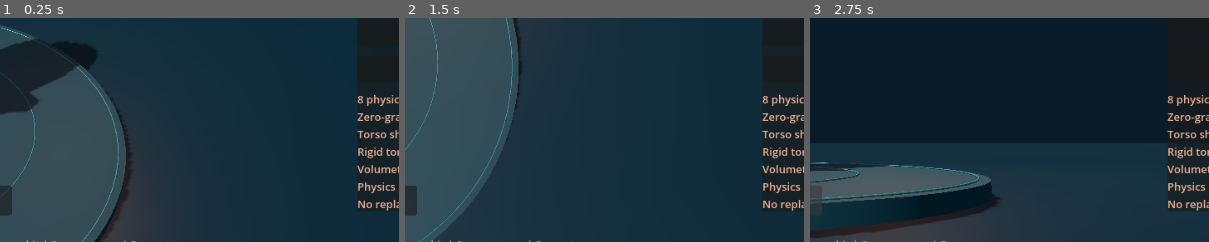
Above: before the commit, frames 1-3 (left to right).
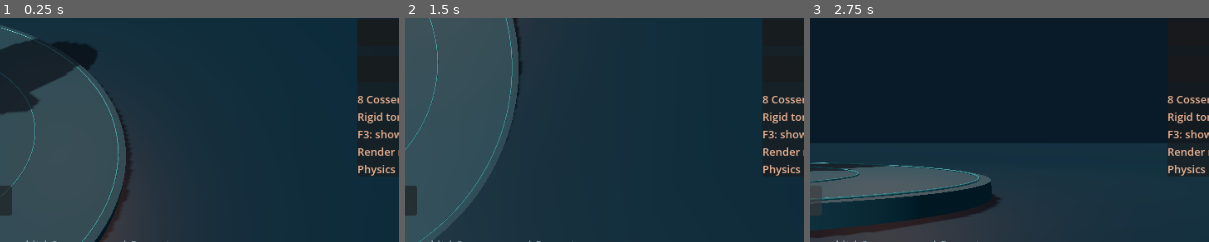
Above: after the commit, the same moments.

Repository: songhh06/OCTO
Game: Godot game, scene res://scenes/live_demo.tscn
Same seed, same stepped clock (60 frames per second), same inputs: the game is played once before the commit and once after it. This scene is started directly instead of the project's main scene.
Inputs:
- Up to frame 1 (0.25 s): no input
- Up to frame 2 (1.5 s): click "1 Perspective" at 0.5 s; click "2 Eight-arm view" at 1.25 s
- Up to frame 3 (2.75 s): click "3 Underside" at 2 s
The pictures show only the part of the screen within x 50-100%, y 43-93%; the shares and areas given below are measured in that part.

The runs differ from the first frame. In frame 1, 1.6% of the frame differs, in the area x 89-100%, y 34-87%; in frame 2, 1.6%; in frame 3, 1.6%.

Commit message:
P2V: visualize tetra boundary, skip hidden arm meshes, and add live GLB rig smoke mode

Diff:
--- a/game/scripts/live_demo.gd
+++ b/game/scripts/live_demo.gd
@@ -38,14 +38,24 @@
 var rig_scene: Node3D
 var rig_skeleton: Skeleton3D
 var rig_baseline: Array = []
+var fem_surface: MeshInstance3D
+var fem_surface_built := false
+var fem_surface_debug := false
+var model_test := false
+var max_bone_motion := 0.0
 
 func _ready() -> void:
     Engine.max_fps = 60
     super._ready()
     capture_mode = false
     install_uploaded_model()
+    model_test = "--live-model-test" in OS.get_cmdline_user_args()
+    if model_test and rig_skeleton == null:
+        push_error("Model test requires game/assets/Octopus_GameReady_v5.glb with 192 arm bones")
+        get_tree().quit(2)
+        return
     DisplayServer.window_set_title("OCTOPUS | LIVE native physics | Move the box")
-    live_test = "--live-test" in OS.get_cmdline_user_args()
+    live_test = "--live-test" in OS.get_cmdline_user_args() or model_test
     restart_test = "--live-restart-test" in OS.get_cmdline_user_args()
     stall_reset_test = "--live-stall-reset-test" in OS.get_cmdline_user_args()
     distance = 8.8
@@ -81,13 +91,24 @@
         if title == "Reset world": button.pressed.connect(reset_world)
         else: button.pressed.connect(func(): paused = not paused)
         column.add_child(button)
-    column.add_child(ui_label("8 physical arms / 12 elements each\nZero-gravity contact test with fluid drag.\nTorso shell is illustrative.\nRigid torso comparison model.\nVolumetric FEM is NOT complete.\nPhysics may run slower than wall time.\nNo replay file is used.", 13, Color("edb494")))
+    column.add_child(ui_label("8 Cosserat arms / 12 elements per arm\n" + ("Experimental 8-tet FEM torso (not yet full model skin)" if rig_skeleton != null else "Rigid torso comparison model") + "\nF3: show actual FEM surface / Hide wire cage\nRender mesh is not the physics collision surface.\nPhysics may run slower than wall time.", 13, Color("edb494")))
     var wire := BoxMesh.new()
     wire.size = Vector3.ONE * 0.32 * DRAW_SCALE
     var mat := material(Color(1,0.8,0.2,0.13))
     mat.transparency = BaseMaterial3D.TRANSPARENCY_ALPHA
     mat.shading_mode = BaseMaterial3D.SHADING_MODE_UNSHADED
     goal_marker = mesh_node(wire, mat)
+    fem_surface = MeshInstance3D.new()
+    fem_surface.name = "NativeFEMTorsoSurface"
+    var fem_mat := StandardMaterial3D.new()
+    fem_mat.shading_mode = BaseMaterial3D.SHADING_MODE_UNSHADED
+    fem_mat.transparency = BaseMaterial3D.TRANSPARENCY_ALPHA
+    fem_mat.no_depth_test = true
+    fem_mat.cull_mode = BaseMaterial3D.CULL_DISABLED
+    fem_mat.albedo_color = Color(0.2, 0.94, 0.7, 0.38)
+    fem_surface.material_override = fem_mat
+    fem_surface.visible = false
+    animal.add_child(fem_surface)
     test_start = Time.get_ticks_msec()
     start_native()
 
@@ -167,6 +188,7 @@
             var id := rig_skeleton.find_bone("A%d_%02d" % [arm_id, j])
             var rest := rig_skeleton.get_bone_global_rest(id)
             var delta_position: Vector3 = (points[j] - initial[j]) * DRAW_SCALE / MODEL_STAGE_SCALE
+            max_bone_motion = maxf(max_bone_motion, delta_position.length())
             var j2 := mini(j + 1, 23)
             var j0 := maxi(j - 1, 0)
             var original_tangent: Vector3 = (initial[j2] - initial[j0]).normalized()
@@ -179,6 +201,47 @@
             var parent_global: Transform3D = target_globals.get(parent, rig_skeleton.get_bone_global_rest(parent) if parent >= 0 else Transform3D.IDENTITY)
             rig_skeleton.set_bone_pose(id, parent_global.affine_inverse() * desired)
             target_globals[id] = desired
+
+func update_fem_surface(a: Dictionary, b: Dictionary, alpha: float,
+                        body_p: Vector3, body_q: Quaternion) -> void:
+    if fem_surface == null or not a.has("torso_nodes") or not b.has("torso_nodes"):
+        return
+    if a.torso_nodes.size() != 7 or b.torso_nodes.size() != 7:
+        return
+    var positions := PackedVector3Array()
+    for k in range(7):
+        var p0 := read_vec(a.torso_nodes[k])
+        var p1 := read_vec(b.torso_nodes[k])
+        positions.append(body_q.inverse() * (p0.lerp(p1, alpha) - body_p) * DRAW_SCALE + Vector3(0, 0.63, 0))
+    var vertices := PackedVector3Array()
+    var normals := PackedVector3Array()
+    # These eight faces are the boundary of the same 8-tet octahedral FEM
+    # topology used in core/src/torso.cpp.
+    for ix in [1, 2]:
+        for iy in [3, 4]:
+            for iz in [5, 6]:
+                var pa: Vector3 = positions[ix]
+                var pb: Vector3 = positions[iy]
+                var pc: Vector3 = positions[iz]
+                var n: Vector3 = (pb - pa).cross(pc - pa).normalized()
+                if n.dot((pa + pb + pc) / 3.0 - positions[0]) < 0:
+                    var tmp := pb
+                    pb = pc
+                    pc = tmp
+                    n = -n
+                for p in [pa, pb, pc]:
+                    vertices.append(p)
+                    normals.append(n)
+    var arrays := []
+    arrays.resize(Mesh.ARRAY_MAX)
+    arrays[Mesh.ARRAY_VERTEX] = vertices
+    arrays[Mesh.ARRAY_NORMAL] = normals
+    var mesh := ArrayMesh.new()
+    mesh.add_surface_from_arrays(Mesh.PRIMITIVE_TRIANGLES, arrays)
+    fem_surface.mesh = mesh
+    if not fem_surface_built:
+        fem_surface_built = true
+        print("LIVE_FEM_SURFACE_READY nodes=7 triangles=8")
 
 func start_native() -> void:
     # A dead or unresponsive child cannot receive a reset command. Replace its
@@ -197,6 +260,8 @@
     current = {}
     latest = {}
     rig_baseline.clear()
+    max_bone_motion = 0.0
+    fem_surface_built = false
     in_flight = false
     sent_at = 0
     received_at = 0
@@ -317,7 +382,7 @@
         for cup in cups[arm_id]:
             # Native trace currently has no rim geometry: hide decorative cups.
             cup.visible = false
-        if not shown:
+        if not shown or rig_skeleton != null:
             continue
         var nodes_a: Array = a.arms[arm_id].nodes
         var nodes_b: Array = b.arms[arm_id].nodes
@@ -352,6 +417,7 @@
         arms[arm_id].mesh = tube
     if rig_skeleton != null and not a.arms.is_empty() and not b.arms.is_empty():
         animate_rigged_model(a, b, alpha)
+    update_fem_surface(a, b, alpha, body_p, body_q)
     for j in range(rigids.size()):
         var pos := read_vec(a.rigids[j].p).lerp(read_vec(b.rigids[j].p), alpha)
         # Native coordinate positions plus the same artistic display offset.
@@ -366,6 +432,10 @@
     if event is InputEventKey and event.pressed and not event.echo:
         if event.keycode == KEY_R:
             reset_world()
+            return
+        if event.keycode == KEY_F3 and fem_surface != null:
+            fem_surface_debug = not fem_surface_debug
+            fem_surface.visible = fem_surface_debug
             return
     if event is InputEventMouseButton and event.button_index == MOUSE_BUTTON_LEFT:
         if event.pressed and not current.is_empty():
@@ -465,6 +535,11 @@
             await get_tree().process_frame
             await capture("live_box_contact")
         print("LIVE_GODOT_CONTACT_OK tick=%d contacts=%d motion_m=%.6f" % [current.tick,max_contacts,max_motion])
+        if model_test:
+            if not fem_surface_built or max_bone_motion < 0.002:
+                fail("GLB skin or FEM torso did not update during live contact")
+                return
+            print("LIVE_MODEL_SKIN_OK bones=192 fem_triangles=8 pose_delta_m=%.6f" % max_bone_motion)
         reset_world()
     if live_test and captured and int(current.tick) == 0 and not in_flight:
         print("LIVE_GODOT_RESET_OK")
